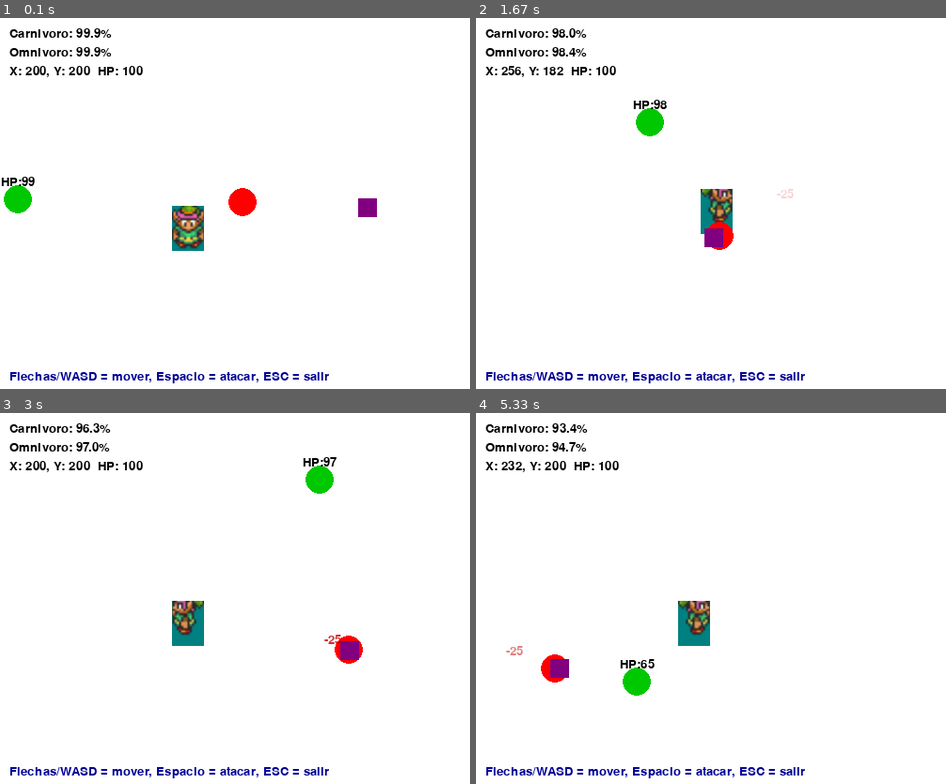
Above: before the commit, frames 1-4 (two rows, left to right).
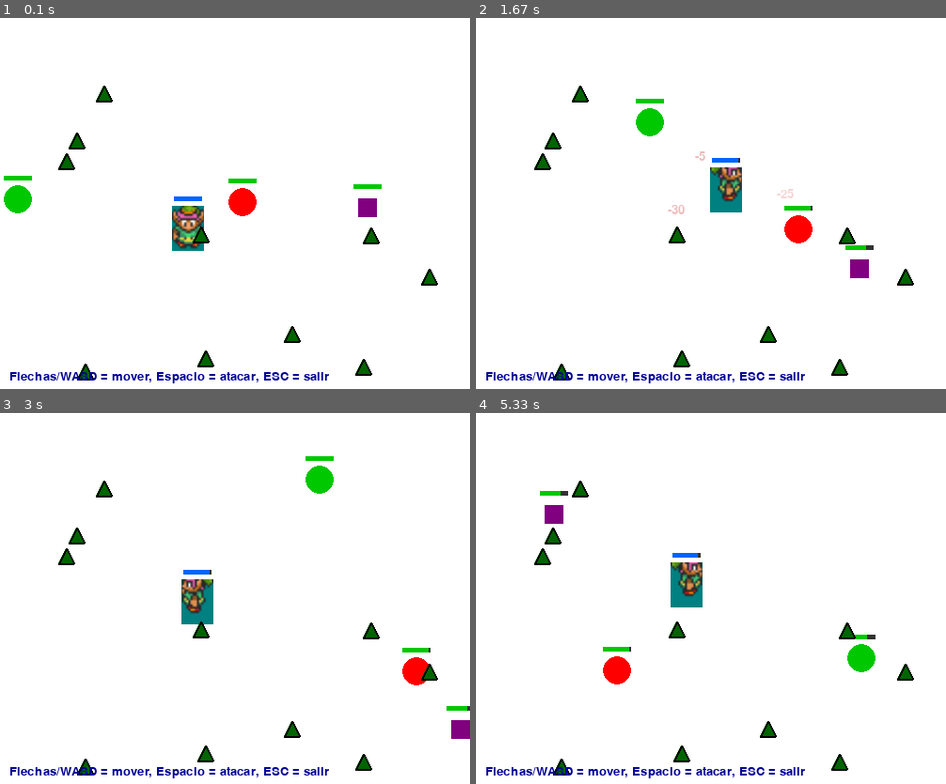
Above: after the commit, the same moments.

Repository: diego-abp/proyecto-animales
Game: pygame game, started from proyecto especies.py
Same seed, same stepped clock (60 frames per second), same inputs: the game is played once before the commit and once after it.
Inputs:
- Up to frame 1 (0.1 s): no input
- Up to frame 2 (1.67 s): hold Right 0.33-0.8 s; hold Up 0.83-1.13 s; tap Space at 0.9, 1.23, 1.53 s; hold Right 1.17-1.63 s
- Up to frame 3 (3 s): hold Left 1.67-2.2 s; tap Space at 1.73, 2.03, 2.3, 2.63, 2.93 s; hold Down 2.23-2.53 s; hold Left 2.57-2.97 s
- Up to frame 4 (5.33 s): hold Up 3-3.37 s; tap Space at 3.07, 3.47, 3.77, 4.13, 4.53, 4.83, 5.03 s; hold Right 3.4-4.03 s; hold Down 4.07-4.43 s; hold Left 4.47-4.93 s; hold Right from 4.97 s (still down)

The runs differ from the first frame. In frame 1, 2.3% of the frame differs, in the area x 0-94%, y 2-98%; in frame 2, 4.4%; in frame 3, 4.3%; in frame 4, 5.4%, in the area x 2-94%, y 2-98%.

Commit message:
se agregaron plantas y que los atacados puedan defenderse y escapar

Diff:
--- a/proyecto especies.py
+++ b/proyecto especies.py
@@ -3,9 +3,8 @@
 import time
 import random
 
-
 class Especies:
-    def __init__(self, x, y, vida, reproducirse, salto=5, atacar=False, correr=False, comer=False, tiempo_vida_max=100, sync_vida_with_tiempo=False):
+    def __init__(self, x, y, vida, reproducirse, salto=5, atacar=False, correr=False, comer=False):
         self.posicion_x = x
         self.posicion_y = y
         # vida es la vida actual (puede bajar por daño), vida_max es la vida inicial máxima
@@ -16,35 +15,36 @@
         self.atacar = atacar
         self.correr = correr
         self.comer = comer
-        self.tiempo_vida_max = tiempo_vida_max
-        self.tiempo_vida_actual = tiempo_vida_max
-        self.ultimo_update = time.time()
-        # Si es True, el envejecimiento por tiempo también reduce la vida (HP)
         # Atributos para movimiento aleatorio
         self.last_random_move_time = time.time()
         self.random_move_delay = random.uniform(1, 3) # Cambiar de dirección cada 1-3 segundos
         self.random_move_target = None
-        self.sync_vida_with_tiempo = sync_vida_with_tiempo
-
-    def update_tiempo_vida(self):
-        """Actualiza el tiempo de vida de la especie. Devuelve True si sigue viva, False si ha muerto."""
-        ahora = time.time()
-        tiempo_transcurrido = ahora - self.ultimo_update
-        # Reducir tiempo de vida (1 unidad cada segundo)
-        self.tiempo_vida_actual = max(0, self.tiempo_vida_actual - tiempo_transcurrido)
-
-        # Si la especie sincroniza vida con el tiempo, reducir la vida (HP) proporcionalmente
-        if getattr(self, 'sync_vida_with_tiempo', False) and self.tiempo_vida_max > 0:
-            # pérdida de vida por envejecimiento proporcional al tiempo transcurrido
-            aging_loss = (tiempo_transcurrido / self.tiempo_vida_max) * getattr(self, 'vida_max', 0)
-            self.vida = max(0, self.vida - aging_loss)
-
-        self.ultimo_update = ahora
-        return self.tiempo_vida_actual > 0
-
-    def get_porcentaje_vida(self):
-        """Devuelve el porcentaje de tiempo de vida restante."""
-        return (self.tiempo_vida_actual / self.tiempo_vida_max) * 100
+        # Atributos para contraataque y huida
+        self.escape_state = 'none' # 'none', 'escaping'
+        self.escape_target = None
+        self.escape_end_time = 0
+        self.counter_attack_power = 5
+        self.pushback_force = 25
+
+    def take_damage(self, attacker, damage):
+        """Aplica daño a la especie y activa un contraataque/huida."""
+        self.vida -= damage
+        if self.vida > 0 and attacker is not None:
+            # Contraatacar: empujar y dañar levemente al atacante
+            if hasattr(attacker, 'vida'):
+                attacker.vida -= self.counter_attack_power
+
+            dx = attacker.posicion_x - self.posicion_x
+            dy = attacker.posicion_y - self.posicion_y
+            dist = math.hypot(dx, dy)
+            if dist > 0:
+                attacker.posicion_x += (dx / dist) * self.pushback_force
+                attacker.posicion_y += (dy / dist) * self.pushback_force
+
+            # Entrar en estado de huida
+            self.escape_state = 'escaping'
+            self.escape_target = attacker
+            self.escape_end_time = time.time() + 3 # Huir durante 3 segundos
 
     def mover_hacia(self, target_x, target_y, velocidad=None):
         """Mueve la especie hacia (target_x, target_y) usando su salto como velocidad.
@@ -60,20 +60,47 @@
         # Normalizar y mover
         nx = dx / dist
         ny = dy / dist
-        self.posicion_x += nx * velocidad
-        self.posicion_y += ny * velocidad
+        next_x = self.posicion_x + nx * velocidad
+        next_y = self.posicion_y + ny * velocidad
+
         # Wrap (coincide con límites usados en Personaje)
-        if self.posicion_x < 0:
-            self.posicion_x = 490
-        elif self.posicion_x > 490:
-            self.posicion_x = 0
-        if self.posicion_y < 0:
-            self.posicion_y = 360
-        elif self.posicion_y > 360:
-            self.posicion_y = 0
+        if next_x < 0:
+            next_x = 490
+        elif next_x > 490:
+            next_x = 0
+
+        if next_y < 0:
+            next_y = 360
+        elif next_y > 360:
+            next_y = 0
+
+        # Actualizar la posición final después de comprobar el wrap
+        self.posicion_x = next_x
+        self.posicion_y = next_y
 
     def mover(self, screen_width, screen_height, posibles_presas={}):
         """Comportamiento de movimiento base: deambular aleatoriamente."""
+        ahora = time.time()
+
+        # --- Lógica de Huida (Prioridad Máxima) ---
+        if self.escape_state == 'escaping':
+            if ahora > self.escape_end_time or self.escape_target is None or self.escape_target.vida <= 0:
+                self.escape_state = 'none' # Terminar huida
+                self.escape_target = None
+            else:
+                # --- CORRECCIÓN DEL BUG DE PARPADEO ---
+                # En lugar de calcular un punto de destino, calculamos la dirección de escape
+                # y aplicamos el movimiento directamente. Esto evita el parpadeo en los bordes.
+                dx = self.posicion_x - self.escape_target.posicion_x
+                dy = self.posicion_y - self.escape_target.posicion_y
+                dist = math.hypot(dx, dy)
+                velocidad_escape = self.salto * 1.2
+                if dist > 0:
+                    # Moverse directamente en la dirección opuesta al atacante
+                    self.mover_hacia(self.posicion_x + dx, self.posicion_y + dy, velocidad=velocidad_escape)
+                return # Durante la huida, no hacer nada más
+
+        # --- Lógica de Deambulación (si no está huyendo) ---
         ahora = time.time()
         # Si no tiene objetivo o ha pasado suficiente tiempo, elige uno nuevo
         if self.random_move_target is None or ahora - self.last_random_move_time > self.random_move_delay:
@@ -92,7 +119,7 @@
 class Carnivoro(Especies):
     def __init__(self, x, y, vida, reproducirse=True, salto=3.5):
         # Los carnívoros tienen tiempo de vida medio (80). Son más rápidos para cazar.
-        super().__init__(x, y, vida, reproducirse, salto, True, True, True, tiempo_vida_max=80, sync_vida_with_tiempo=True)
+        super().__init__(x, y, vida, reproducirse, salto, True, True, True)
         # Atributos de ataque: menos daño por golpe y cooldown mayor (no mata de un golpe)
         self.attack_power = 25
         self.attack_cooldown = 2.0  # segundos entre ataques
@@ -111,6 +138,13 @@
         y pierde el interés si se alejan demasiado.
         """
         ahora = time.time()
+
+        # La lógica de huida de la clase base tiene prioridad
+        if self.escape_state == 'escaping':
+            super().mover(screen_width, screen_height, all_species)
+            if self.escape_state == 'escaping': # Comprobar si sigue huyendo
+                self.hunt_state = 'wandering' # Si huye, interrumpe la caza
+                return
 
         # --- Lógica de Estados ---
         if self.hunt_state == 'wandering':
@@ -161,8 +195,9 @@
             if distancia < 25 and puede_atacar:
                 # Embestida de ataque
                 self.mover_hacia(self.target.posicion_x, self.target.posicion_y, velocidad=self.salto * 2.5)
+                # Aplicar daño a través del nuevo método para activar contraataque
+                self.target.take_damage(self, self.attack_power)
                 self.last_attack = ahora
-                self.target.vida -= self.attack_power
                 # Devolvemos el daño para que la vista lo muestre
                 return {'damage': self.attack_power, 'target': self.target}
             else:
@@ -174,13 +209,12 @@
 class Herbivoro(Especies):
     def __init__(self, x, y, vida, reproducirse=True, salto=4):
         # Los herbívoros tienen tiempo de vida largo (120)
-        # sync_vida_with_tiempo=True hace que el envejecimiento reduzca su HP
-        super().__init__(x, y, vida, reproducirse, salto, False, True, True, tiempo_vida_max=120, sync_vida_with_tiempo=True)
+        super().__init__(x, y, vida, reproducirse, salto, False, True, True)
 
 class Omnivoro(Especies):
     def __init__(self, x, y, vida, reproducirse=True, salto=4):
         # Los omnívoros tienen tiempo de vida equilibrado (100)
-        super().__init__(x, y, vida, reproducirse, salto=3, atacar=True, correr=True, comer=True, tiempo_vida_max=100)
+        super().__init__(x, y, vida, reproducirse, salto=3, atacar=True, correr=True, comer=True)
         self.presa = None
         self.modo_caza = False # Alterna entre cazar y deambular
 
@@ -188,6 +222,12 @@
         """
         Comportamiento mixto: a veces caza, a veces deambula tranquilamente.
         """
+        # La lógica de huida de la clase base tiene prioridad
+        if self.escape_state == 'escaping':
+            super().mover(screen_width, screen_height, posibles_presas)
+            if self.escape_state == 'escaping': # Comprobar si sigue huyendo
+                return
+
         ahora = time.time()
         if ahora - self.last_random_move_time > self.random_move_delay:
             self.last_random_move_time = ahora
@@ -198,7 +238,7 @@
 
         if self.modo_caza:
             # Comportamiento de caza (similar al carnívoro pero menos agresivo)
-            if self.presa and (self.presa not in posibles_presas.values() or self.presa.get_porcentaje_vida() <= 0):
+            if self.presa and (self.presa not in posibles_presas.values() or self.presa.vida <= 0):
                 self.presa = None
 
             if not self.presa:
@@ -226,10 +266,21 @@
         else:
             # Comportamiento de recolección (similar al herbívoro)
             super().mover(screen_width, screen_height)
+
 class Planta(Especies):
-    def __init__(self, x, y, vida, reproducirse=True):
-        # Las plantas tienen tiempo de vida muy largo (150)
-        super().__init__(x, y, vida, reproducirse, 0, False, False, False, tiempo_vida_max=150)
+    def __init__(self, x, y, reproducirse=False):
+        # Las plantas son permanentes. No tienen vida ni tiempo de vida.
+        # Pasamos valores dummy a la clase base y desactivamos la reproducción por ahora.
+        super().__init__(x, y, float('inf'), reproducirse, 0, False, False, False)
+        # Atributos para la curación
+        self.healing_target = None
+        self.time_on_plant = 0
+        self.is_healing = False
+        self.heal_amount = 5  # Puntos de vida por segundo
+        self.heal_cooldown = 1.0 # Cura cada segundo
+        self.last_heal_time = 0
+
+    # El método mover de la clase base (deambular) no se aplica a las plantas estáticas.
 
 class Personaje:
     def __init__(self, x, y, vida):
@@ -244,6 +295,7 @@
         self.posicion_x = x
         self.posicion_y = y
         self.vida = vida
+        self.vida_max = vida
         self.salto = 2
         self.velocidad_extra = 0
         self.ticks_velocidad = 0
@@ -261,6 +313,11 @@
         self.attack_cooldown = 1.0 # 1 segundo
         self.last_attack_time = 0
 
+    def take_damage(self, attacker, damage):
+        """El jugador solo recibe daño, no contraataca automáticamente."""
+        self.vida -= damage
+        # Aquí se podría añadir un efecto visual o sonoro para el jugador al ser golpeado.
+
     def update_animation(self, animation_strip):
         now = pygame.time.get_ticks()
         if now - self.last_update > self.animation_speed:
@@ -269,31 +326,35 @@
 
     def mover_arriba(self):
         salto = self.salto + self.velocidad_extra
-        if self.posicion_y > 0:
-            self.posicion_y -= salto
+        next_y = self.posicion_y - salto
+        if next_y < 0:
+            self.posicion_y = 360 # Aparece en el borde opuesto
         else:
-            self.posicion_y = 360 # Aparece en el borde opuesto
+            self.posicion_y = next_y
 
     def mover_abajo(self):
         salto = self.salto + self.velocidad_extra
-        if self.posicion_y < 360:
-            self.posicion_y += salto
+        next_y = self.posicion_y + salto
+        if next_y > 360:
+            self.posicion_y = 0 # Aparece en el borde opuesto
         else:
-            self.posicion_y = 0 # Aparece en el borde opuesto
+            self.posicion_y = next_y
 
     def mover_derecha(self):
         salto = self.salto + self.velocidad_extra
-        if self.posicion_x < 490:
-            self.posicion_x += salto
+        next_x = self.posicion_x + salto
+        if next_x > 490:
+            self.posicion_x = 0 # Aparece en el borde opuesto
         else:
-            self.posicion_x = 0 # Aparece en el borde opuesto
+            self.posicion_x = next_x
 
     def mover_izquierda(self):
         salto = self.salto + self.velocidad_extra
-        if self.posicion_x > 0:
-            self.posicion_x -= salto
+        next_x = self.posicion_x - salto
+        if next_x < 0:
+            self.posicion_x = 490 # Aparece en el borde opuesto
         else:
-            self.posicion_x = 490 # Aparece en el borde opuesto
+            self.posicion_x = next_x
 
     def activar_escudo(self):
         self.escudo_activo = True
@@ -339,6 +400,13 @@
             'herbivoro': Herbivoro(10, 200, 100),
             'omnivoro': Omnivoro(400, 200, 100)
         }
+        # Añadir varias plantas en posiciones aleatorias
+        num_plantas = 10
+        for i in range(num_plantas):
+            x = random.randint(20, self.ancho - 20)
+            y = random.randint(20, self.alto - 20)
+            self.especies_vivas[f'planta_{i}'] = Planta(x, y)
+
         self.personaje = Personaje(200, 200, 100)
         # Popups de daño: lista de dict {text,x,y,start_ms}
         self.damage_popups = []
@@ -434,7 +502,11 @@
                         dist = math.hypot(self.personaje.posicion_x - especie.posicion_x, self.personaje.posicion_y - especie.posicion_y)
                         if dist < self.personaje.attack_range:
                             # El jugador ataca a la especie
-                            especie.vida -= self.personaje.attack_power
+                            especie.take_damage(self.personaje, self.personaje.attack_power)
+                            self.damage_popups.append({
+                                'text': f"-{int(especie.counter_attack_power)}",
+                                'x': self.personaje.posicion_x, 'y': self.personaje.posicion_y - 10, 'start': pygame.time.get_ticks()})
+
                             self.damage_popups.append({
                                 'text': f"-{int(self.personaje.attack_power)}",
                                 'x': especie.posicion_x,
@@ -450,14 +522,80 @@
                                 especie.hunt_state = 'chasing'
                             break # Ataca solo a un objetivo por pulsación
 
+    def _draw_hp_bar(self, entity, y_offset=-25, color_healthy=(0, 200, 0), color_low=(200, 0, 0), low_threshold=0.3):
+        """Dibuja una barra de vida sobre una entidad."""
+        if not hasattr(entity, 'vida') or not hasattr(entity, 'vida_max') or entity.vida_max == 0:
+            return
+
+        hp_percent = entity.vida / entity.vida_max
+        bar_width = 30
+        bar_height = 5
+        x = entity.posicion_x - bar_width / 2
+        y = entity.posicion_y + y_offset
+
+        # Color de la barra según el porcentaje de vida
+        color = color_healthy if hp_percent > low_threshold else color_low
+
+        # Dibujar fondo de la barra (rojo oscuro o gris)
+        pygame.draw.rect(self.screen, (50, 50, 50), (x, y, bar_width, bar_height))
+        # Dibujar barra de vida actual
+        pygame.draw.rect(self.screen, color, (x, y, bar_width * hp_percent, bar_height))
+
+    def _update_plant_healing(self):
+        """Gestiona la lógica de curación de las plantas."""
+        ahora = time.time()
+        all_entities = list(self.especies_vivas.values()) + [self.personaje]
+
+        # Separar plantas de otras entidades
+        plants = [e for e in self.especies_vivas.values() if isinstance(e, Planta)]
+        movable_entities = [e for e in all_entities if not isinstance(e, Planta)]
+
+        for plant in plants:
+            current_target = None
+            # Comprobar si alguna entidad está sobre la planta
+            for entity in movable_entities:
+                dist = math.hypot(plant.posicion_x - entity.posicion_x, plant.posicion_y - entity.posicion_y)
+                if dist < 15: # Radio de contacto
+                    current_target = entity
+                    break
+
+            if current_target:
+                if plant.healing_target is current_target:
+                    # La misma entidad sigue en la planta, acumular tiempo
+                    plant.time_on_plant += self.clock.get_time() / 1000.0
+                else:
+                    # Nueva entidad en la planta, reiniciar temporizador
+                    plant.healing_target = current_target
+                    plant.time_on_plant = 0
+                    plant.is_healing = False
+
+                # Si ha estado 2 segundos, empezar a curar
+                if plant.time_on_plant >= 2 and not plant.is_healing:
+                    plant.is_healing = True
+                    plant.last_heal_time = ahora # Iniciar curación inmediatamente
+
+                if plant.is_healing and ahora - plant.last_heal_time >= plant.heal_cooldown:
+                    plant.last_heal_time = ahora
+                    target = plant.healing_target
+                    target.vida = min(target.vida_max, target.vida + plant.heal_amount)
+            else:
+                # Nadie en la planta, resetear estado
+                plant.healing_target = None
+                plant.time_on_plant = 0
+                plant.is_healing = False
+
     def _update_ai(self):
         """Actualiza el comportamiento de las especies controladas por IA."""
         # Crear un diccionario con todas las entidades "atacables" para la IA
         all_entities = self.especies_vivas.copy()
         all_entities['personaje'] = self.personaje
 
-        for nombre, especie in self.especies_vivas.items():
-            # La lógica de movimiento y ataque ahora está dentro de cada clase
+        # Iteramos sobre una copia de los items para poder modificar el diccionario original
+        # de forma segura (p. ej., al eliminar una especie que ha muerto).
+        for nombre, especie in list(self.especies_vivas.items()):
+            # Las plantas no se mueven
+            if isinstance(especie, Planta):
+                continue
             # El método mover puede devolver información sobre el ataque
             attack_info = especie.mover(self.ancho, self.alto, all_entities)
 
@@ -478,44 +616,27 @@
                 if target.vida <= 0:
                     if target is self.personaje:
                         self.running = False
-                    elif 'herbivoro' in self.especies_vivas and target is self.especies_vivas['herbivoro']:
-                        del self.especies_vivas['herbivoro']
+                    else:
+                        # Eliminar cualquier tipo de especie que haya muerto
+                        # Buscamos la clave del diccionario para eliminarla de forma segura
+                        for key, value in list(self.especies_vivas.items()):
+                            if value is target:
+                                del self.especies_vivas[key]
+                                break
 
     def draw(self):
         # Fondo
         self.screen.fill((255, 255, 255))
-
-        # Actualizar tiempo de vida de las especies
         especies_muertas = []
-        y_offset = 10
-
-        for nombre, especie in self.especies_vivas.items():
-            if especie.update_tiempo_vida():
-                # Especie viva: mostrar tiempo de vida restante (excepto herbívoro)
-                if nombre != 'herbivoro':
-                    porcentaje = especie.get_porcentaje_vida()
-                    # Color según porcentaje de vida (no mostrar verde):
-                    # Usar negro cuando no está bajo, rojo cuando está bajo
-                    if porcentaje > 30:
-                        color = (0, 0, 0)  # Negro para suficiente
-                    else:
-                        color = (200, 0, 0)  # Rojo para bajo
-                    texto = f"{especie.__class__.__name__}: {porcentaje:.1f}%"
-                    text_surf = self.font.render(texto, True, color)
-                    self.screen.blit(text_surf, (10, y_offset))
-                    y_offset += 20
-            else:
-                # Especie muerta: marcar para eliminar silenciosamente
+
+        # Comprobar qué especies han muerto por daño y marcarlas para eliminar
+        for nombre, especie in list(self.especies_vivas.items()):
+            if hasattr(especie, 'vida') and especie.vida <= 0:
                 especies_muertas.append(nombre)
 
         # Eliminar especies muertas
         for nombre in especies_muertas:
             del self.especies_vivas[nombre]
-
-        # Texto de posición del personaje
-        texto = f"X: {self.personaje.posicion_x}, Y: {self.personaje.posicion_y}  HP: {int(self.personaje.vida)}"
-        text_surf = self.font.render(texto, True, (0, 0, 0))
-        self.screen.blit(text_surf, (10, y_offset))
 
         # Dibujar el sprite del personaje
         if self.animations:
@@ -536,23 +657,36 @@
             # Si no hay sprites, dibujar el círculo azul
             pygame.draw.circle(self.screen, (0, 0, 255), (int(self.personaje.posicion_x), int(self.personaje.posicion_y)), 15)
 
+        # Dibujar barra de vida sobre el jugador
+        self._draw_hp_bar(self.personaje, y_offset=-10, color_healthy=(0, 100, 255))
+
         # Dibujar especies vivas
         for nombre, especie in self.especies_vivas.items():
-            if nombre == 'carnivoro':
+            if isinstance(especie, Carnivoro):
                 pygame.draw.circle(self.screen, (255, 0, 0),
                                 (int(especie.posicion_x), int(especie.posicion_y)), 15)
-            elif nombre == 'herbivoro':
+                self._draw_hp_bar(especie)
+            elif isinstance(especie, Herbivoro):
                 pygame.draw.circle(self.screen, (0, 200, 0),
                                 (int(especie.posicion_x), int(especie.posicion_y)), 15)
-                # Mostrar vida (HP) cerca del herbívoro
-                hp_text = self.font.render(f"HP:{int(especie.vida)}", True, (0, 0, 0))
-                self.screen.blit(hp_text, (int(especie.posicion_x) - hp_text.get_width()//2, int(especie.posicion_y) - 25))
-            elif nombre == 'omnivoro':
+                self._draw_hp_bar(especie)
+            elif isinstance(especie, Omnivoro):
                 omni_size = 20
                 omni_x = int(especie.posicion_x) - omni_size // 2
                 omni_y = int(especie.posicion_y) - omni_size // 2
                 pygame.draw.rect(self.screen, (128, 0, 128),
                               (omni_x, omni_y, omni_size, omni_size))
+                self._draw_hp_bar(especie)
+            elif isinstance(especie, Planta):
+                # Dibujar la planta como un triángulo verde con un contorno negro
+                color_contorno = (0, 255, 0) if especie.is_healing else (0, 0, 0)
+                p1 = (int(especie.posicion_x), int(especie.posicion_y) - 8)
+                p2 = (int(especie.posicion_x) - 8, int(especie.posicion_y) + 8)
+                p3 = (int(especie.posicion_x) + 8, int(especie.posicion_y) + 8)
+                # Primero el relleno verde
+                pygame.draw.polygon(self.screen, (0, 100, 0), [p1, p2, p3])
+                # Luego el contorno (negro por defecto, verde brillante si está curando)
+                pygame.draw.polygon(self.screen, color_contorno, [p1, p2, p3], 2)
 
         # Dibujar popups de daño (flotantes)
         now_ms = pygame.time.get_ticks()
@@ -641,6 +775,9 @@
             # IA: actualizar comportamiento de las especies (carnívoro persigue/ataca)
             self._update_ai()
 
+            # Actualizar lógica de curación de las plantas
+            self._update_plant_healing()
+
             # Dibujar
             self.draw()
 
